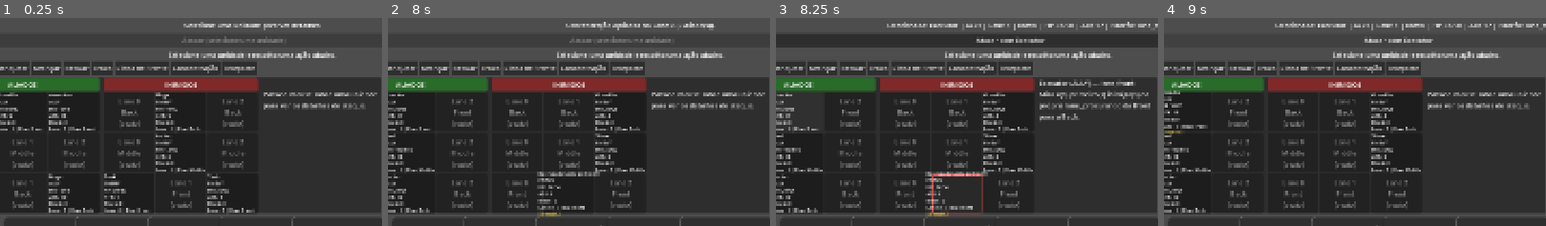
Above: before the commit, frames 1-4 (left to right).
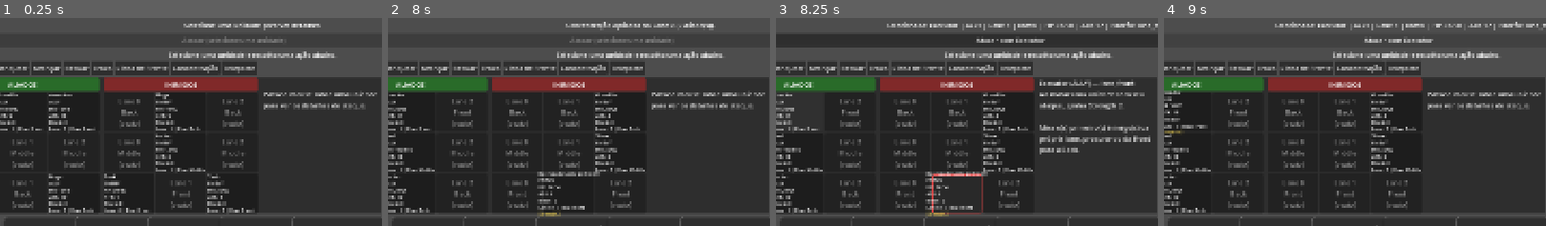
Above: after the commit, the same moments.

Repository: felippe-miguel/be-card
Game: Godot game, scene res://scenes/game.tscn
The game is run twice, just before and just after one commit, with the same random seed, the same clock (stepped at 60 frames per second) and the same inputs.
Inputs:
- Up to frame 1 (0.25 s): no input
- Up to frame 2 (8 s): click "Random" at 0.5 s; click "Reposicionar" at 1.25 s; click "Flanquear" at 2 s; click "Avançar" at 2.75 s; click "Recuar" at 3.5 s; click "Troca" at 4.25 s; click "Linha de Frente" at 5 s; click "Concentração" at 5.75 s; click "Teleporte" at 6.5 s; click "Lane 0 Front (vazio)" at 7.25 s
- Up to frame 3 (8.25 s): click "Lane 1 Front (vazio)" at 8 s
- Up to frame 4 (9 s): click "Atacar com Executor" at 8.75 s
The pictures show only the part of the screen within x 7-57%, y 7-57%; the shares and areas given below are measured in that part.

Frames 1-2 are identical in both runs. In frame 3, 2.3% of the frame differs, in the area x 69-98%, y 34-66%; in frame 4, nothing differs.

Commit message:
feat(units): adiciona description as unidades e mostra no painel de hover
Toda unidade em data/units/*.json agora tem um campo 'description'
(texto livre explicando como ela funciona -- passivas, triggers,
padrao de ataque especial) e o painel de hover ao lado do tabuleiro
aliado (Game.show_pattern_info()) passa a mostrar essa descricao
antes da explicacao do padrao de ataque.

- UnitData/Unit: novo campo description, carregado do JSON e copiado
  na criacao (create_unit()/clone_for_simulation()), mesmo padrao dos
  demais campos.
- Game.show_pattern_info(): monta o corpo do painel com description
  (quando houver) + explicacao do padrao de ataque + aura, nessa
  ordem.
- Todas as 35 unidades atualizadas com uma description propria,
  incluindo as de conteudo de teste das Etapas 1-5 do plano de
  mecanicas (explicando o trigger/combinacao de cada uma).

Validado com smoke test headless confirmando a propagacao JSON ->
UnitData -> Unit -> corpo do painel, alem do --check-only de
carregamento (35 unidades, batendo com os 35 arquivos JSON).

Diff:
--- a/data/units/archer.json
+++ b/data/units/archer.json
@@ -1,6 +1,7 @@
 {
   "id": "archer",
   "name": "Arqueiro",
+  "description": "Mira o inimigo mais distante da própria lane (varre de Back pra Front), não o mais próximo.",
   "max_hp": 10,
   "attack": 4,
   "attack_pattern": "lane_rear"
--- a/data/units/assassin.json
+++ b/data/units/assassin.json
@@ -1,6 +1,7 @@
 {
   "id": "assassin",
   "name": "Assassino",
+  "description": "Ignora a própria lane: mira o inimigo mais ao fundo (maior row) entre as duas lanes vizinhas.",
   "max_hp": 7,
   "attack": 8,
   "attack_pattern": "adjacent_lanes_furthest"
--- a/data/units/bandit.json
+++ b/data/units/bandit.json
@@ -1,6 +1,7 @@
 {
   "id": "bandit",
   "name": "Bandido",
+  "description": "Perfurante: ataca os 2 primeiros inimigos da própria lane, não só o primeiro.",
   "max_hp": 25,
   "attack": 6,
   "attack_pattern": "lane_front",
--- a/data/units/bat.json
+++ b/data/units/bat.json
@@ -1,6 +1,7 @@
 {
   "id": "bat",
   "name": "Morcego",
+  "description": "Ignora a própria lane: mira o inimigo mais ao fundo (maior row) entre as duas lanes vizinhas.",
   "max_hp": 12,
   "attack": 5,
   "attack_pattern": "adjacent_lanes_furthest"
--- a/data/units/berserker.json
+++ b/data/units/berserker.json
@@ -1,6 +1,7 @@
 {
   "id": "berserker",
   "name": "Berserker",
+  "description": "Nasce com Strength 2 (ATK efetivo +2 desde o início). Ataca o primeiro inimigo da própria lane.",
   "max_hp": 18,
   "attack": 6,
   "attack_pattern": "lane_front",
--- a/data/units/charger.json
+++ b/data/units/charger.json
@@ -1,6 +1,7 @@
 {
   "id": "charger",
   "name": "Investida",
+  "description": "Causa +3 de dano no ataque se tiver avançado (movido pra uma row menor) neste turno.",
   "max_hp": 16,
   "attack": 5,
   "attack_pattern": "lane_front",
--- a/data/units/death_spawn.json
+++ b/data/units/death_spawn.json
@@ -1,6 +1,7 @@
 {
   "id": "death_spawn",
   "name": "Ovo de Esqueleto",
+  "description": "Ao morrer, invoca um Skeleton na própria célula, na mesma facção.",
   "max_hp": 10,
   "attack": 2,
   "attack_pattern": "lane_front",
--- a/data/units/dragon.json
+++ b/data/units/dragon.json
@@ -1,6 +1,7 @@
 {
   "id": "dragon",
   "name": "Dragão",
+  "description": "HP altíssimo e ataque forte. Ataca o primeiro inimigo da própria lane — inimigo pesado, tipicamente de final de wave.",
   "max_hp": 100,
   "attack": 10
 }
--- a/data/units/duelist.json
+++ b/data/units/duelist.json
@@ -1,6 +1,7 @@
 {
   "id": "duelist",
   "name": "Duelista",
+  "description": "Ao atacar, ganha 2 de Block — mesmo se não houver alvo válido.",
   "max_hp": 16,
   "attack": 5,
   "attack_pattern": "lane_front",
--- a/data/units/enemy_archer.json
+++ b/data/units/enemy_archer.json
@@ -1,6 +1,7 @@
 {
   "id": "enemy_archer",
   "name": "Archer",
+  "description": "Mira o inimigo mais distante da própria lane (varre de Back pra Front), não o mais próximo.",
   "max_hp": 12,
   "attack": 5,
   "attack_pattern": "lane_rear"
--- a/data/units/enemy_mage.json
+++ b/data/units/enemy_mage.json
@@ -1,6 +1,7 @@
 {
   "id": "enemy_mage",
   "name": "Mage",
+  "description": "Ataca o primeiro inimigo da própria lane e também quem estiver na mesma row nas lanes vizinhas (dano em área horizontal).",
   "max_hp": 10,
   "attack": 6,
   "attack_pattern": "primary_plus_adjacent_row"
--- a/data/units/executioner.json
+++ b/data/units/executioner.json
@@ -1,6 +1,7 @@
 {
   "id": "executioner",
   "name": "Executor",
+  "description": "Ao matar uma unidade com seu ataque, ganha Strength 2.",
   "max_hp": 18,
   "attack": 7,
   "attack_pattern": "lane_front",
--- a/data/units/explosive.json
+++ b/data/units/explosive.json
@@ -1,6 +1,7 @@
 {
   "id": "explosive",
   "name": "Explosivo",
+  "description": "Ao morrer, causa 3 de dano a todos os inimigos da mesma lane em que estava.",
   "max_hp": 12,
   "attack": 4,
   "attack_pattern": "lane_front",
--- a/data/units/goblin.json
+++ b/data/units/goblin.json
@@ -1,6 +1,7 @@
 {
   "id": "goblin",
   "name": "Goblin",
+  "description": "Fraco e rápido de matar. Ataca o primeiro inimigo da própria lane.",
   "max_hp": 15,
   "attack": 4
 }
--- a/data/units/guardian.json
+++ b/data/units/guardian.json
@@ -1,6 +1,7 @@
 {
   "id": "guardian",
   "name": "Guardião",
+  "description": "Ataca o primeiro inimigo da própria lane. Passiva: aliados ortogonalmente adjacentes ganham +2 de HP máximo enquanto ele estiver vivo e posicionado.",
   "max_hp": 25,
   "attack": 3,
   "attack_pattern": "lane_front",
--- a/data/units/herald.json
+++ b/data/units/herald.json
@@ -1,6 +1,7 @@
 {
   "id": "herald",
   "name": "Arauto",
+  "description": "Ao ser invocado, todos os aliados ortogonalmente adjacentes à sua célula ganham 3 de Block.",
   "max_hp": 14,
   "attack": 3,
   "attack_pattern": "lane_front",
--- a/data/units/knockback.json
+++ b/data/units/knockback.json
@@ -1,6 +1,7 @@
 {
   "id": "knockback",
   "name": "Empurrão",
+  "description": "Ao acertar um ataque, empurra o alvo 1 célula pra trás (aumenta a row dele), se houver espaço livre — senão não acontece nada.",
   "max_hp": 15,
   "attack": 4,
   "attack_pattern": "lane_front",
--- a/data/units/lancer.json
+++ b/data/units/lancer.json
@@ -1,6 +1,7 @@
 {
   "id": "lancer",
   "name": "Lanceiro",
+  "description": "Perfurante: ataca os 2 primeiros inimigos da própria lane, não só o primeiro.",
   "max_hp": 14,
   "attack": 4,
   "attack_pattern": "lane_front",
--- a/data/units/mage.json
+++ b/data/units/mage.json
@@ -1,6 +1,7 @@
 {
   "id": "mage",
   "name": "Mago",
+  "description": "Ataca o primeiro inimigo da própria lane e também quem estiver na mesma row nas lanes vizinhas (dano em área horizontal).",
   "max_hp": 8,
   "attack": 5,
   "attack_pattern": "primary_plus_adjacent_row"
--- a/data/units/mobile_unit.json
+++ b/data/units/mobile_unit.json
@@ -1,6 +1,7 @@
 {
   "id": "mobile_unit",
   "name": "Unidade Móvel",
+  "description": "Toda vez que se move (por qualquer motivo — carta, empurrão, troca), ganha Strength 1.",
   "max_hp": 14,
   "attack": 4,
   "attack_pattern": "lane_front",
--- a/data/units/orc.json
+++ b/data/units/orc.json
@@ -1,6 +1,7 @@
 {
   "id": "orc",
   "name": "Orc",
+  "description": "Bruto: HP e ATK altos. Ataca o primeiro inimigo da própria lane.",
   "max_hp": 40,
   "attack": 8
 }
--- a/data/units/predator.json
+++ b/data/units/predator.json
@@ -1,6 +1,7 @@
 {
   "id": "predator",
   "name": "Predador",
+  "description": "Ao matar um inimigo com seu ataque, avança 1 célula (row -1), se houver espaço livre.",
   "max_hp": 15,
   "attack": 6,
   "attack_pattern": "lane_front",
--- a/data/units/revenge.json
+++ b/data/units/revenge.json
@@ -1,6 +1,7 @@
 {
   "id": "revenge",
   "name": "Vingança",
+  "description": "Ao morrer, TODOS os aliados (em qualquer lane) ganham Strength 1.",
   "max_hp": 12,
   "attack": 4,
   "attack_pattern": "lane_front",
--- a/data/units/sacrifice.json
+++ b/data/units/sacrifice.json
@@ -1,6 +1,7 @@
 {
   "id": "sacrifice",
   "name": "Sacrifício",
+  "description": "Ao morrer, cura 5 de HP de todos os aliados da mesma lane em que estava.",
   "max_hp": 12,
   "attack": 4,
   "attack_pattern": "lane_front",
--- a/data/units/sentinel.json
+++ b/data/units/sentinel.json
@@ -1,6 +1,7 @@
 {
   "id": "sentinel",
   "name": "Sentinela",
+  "description": "Ganha +4 de ATK enquanto estiver posicionado na Back. Perde o bônus imediatamente ao sair de lá.",
   "max_hp": 18,
   "attack": 4,
   "attack_pattern": "lane_front",
--- a/data/units/skeleton.json
+++ b/data/units/skeleton.json
@@ -1,6 +1,7 @@
 {
   "id": "skeleton",
   "name": "Skeleton",
+  "description": "Esqueleto simples: ataca o primeiro inimigo da própria lane. Sem passivas ou triggers.",
   "max_hp": 20,
   "attack": 6
 }
--- a/data/units/slime.json
+++ b/data/units/slime.json
@@ -1,6 +1,7 @@
 {
   "id": "slime",
   "name": "Slime",
+  "description": "HP alto, ataque baixo. Ataca o primeiro inimigo da própria lane.",
   "max_hp": 30,
   "attack": 5
 }
--- a/data/units/sniper.json
+++ b/data/units/sniper.json
@@ -1,6 +1,7 @@
 {
   "id": "sniper",
   "name": "Franco-Atirador",
+  "description": "O alvo depende da própria posição: na Back, mira o inimigo mais distante da lane; em Front/Middle, mira o mais próximo.",
   "max_hp": 12,
   "attack": 5,
   "attack_pattern": "front_or_rear_by_position"
--- a/data/units/tank.json
+++ b/data/units/tank.json
@@ -1,6 +1,7 @@
 {
   "id": "tank",
   "name": "Tank",
+  "description": "HP alto. Ataca o primeiro inimigo da própria lane — bom pra segurar a Front.",
   "max_hp": 30,
   "attack": 4,
   "attack_pattern": "lane_front"
--- a/data/units/troll.json
+++ b/data/units/troll.json
@@ -1,6 +1,7 @@
 {
   "id": "troll",
   "name": "Troll",
+  "description": "HP altíssimo. Ataca o primeiro inimigo da própria lane e também quem estiver na mesma row nas lanes vizinhas.",
   "max_hp": 50,
   "attack": 9,
   "attack_pattern": "primary_plus_adjacent_row"
--- a/data/units/vampiric.json
+++ b/data/units/vampiric.json
@@ -1,6 +1,7 @@
 {
   "id": "vampiric",
   "name": "Vampírico",
+  "description": "Ao acertar um ataque, cura a si mesmo pelo valor exato de dano causado (já descontado bloqueio do alvo).",
   "max_hp": 16,
   "attack": 5,
   "attack_pattern": "lane_front",
--- a/data/units/vanguard_recruit.json
+++ b/data/units/vanguard_recruit.json
@@ -1,6 +1,7 @@
 {
   "id": "vanguard_recruit",
   "name": "Recruta da Linha de Frente",
+  "description": "Se for invocado na Front, ganha Strength 2 imediatamente. Invocado em qualquer outra row, não ganha nada.",
   "max_hp": 14,
   "attack": 4,
   "attack_pattern": "lane_front",
--- a/data/units/venomous.json
+++ b/data/units/venomous.json
@@ -1,6 +1,7 @@
 {
   "id": "venomous",
   "name": "Venenoso",
+  "description": "Ao acertar um ataque, aplica Poison 2 no alvo atingido.",
   "max_hp": 14,
   "attack": 4,
   "attack_pattern": "lane_front",
--- a/data/units/warrior.json
+++ b/data/units/warrior.json
@@ -1,6 +1,7 @@
 {
   "id": "warrior",
   "name": "Guerreiro",
+  "description": "Unidade básica: ataca o primeiro inimigo da própria lane. Sem passivas ou triggers.",
   "max_hp": 20,
   "attack": 6,
   "attack_pattern": "lane_front"
--- a/data/units/wolf.json
+++ b/data/units/wolf.json
@@ -1,6 +1,7 @@
 {
   "id": "wolf",
   "name": "Lobo",
+  "description": "Mira o inimigo mais distante da própria lane (varre de Back pra Front), não o mais próximo.",
   "max_hp": 22,
   "attack": 7,
   "attack_pattern": "lane_rear"
--- a/scripts/battle_state.gd
+++ b/scripts/battle_state.gd
@@ -138,7 +138,8 @@
 		unit_data.aura_adjacent_ally_max_hp_bonus,
 		unit_data.triggers,
 		unit_data.back_row_attack_bonus,
-		unit_data.advance_attack_bonus
+		unit_data.advance_attack_bonus,
+		unit_data.description
 	)
 
 	for status_id in unit_data.initial_statuses:
@@ -583,7 +584,8 @@
 			source_unit.aura_adjacent_ally_max_hp_bonus,
 			source_unit.triggers,
 			source_unit.back_row_attack_bonus,
-			source_unit.advance_attack_bonus
+			source_unit.advance_attack_bonus,
+			source_unit.description
 		)
 
 		## Sem isto, o clone nunca dispararia ON_DEATH (nem qualquer outro
--- a/scripts/game.gd
+++ b/scripts/game.gd
@@ -609,17 +609,23 @@
 
 	show_pattern_info(unit)
 
-## Preenche o painel de explicação (título + regra do padrão de ataque,
-## mais a aura, se houver) — o texto em si vem de
-## TargetSystem.describe_pattern(), que fica perto da própria
-## implementação de cada padrão.
+## Preenche o painel de explicação (título + descrição da unidade, se
+## houver + regra do padrão de ataque + aura, se houver) — o texto do
+## padrão em si vem de TargetSystem.describe_pattern(), que fica perto da
+## própria implementação de cada padrão; a descrição vem direto de
+## UnitData.description (data/units/*.json), copiada pra Unit na criação.
 func show_pattern_info(unit: Unit) -> void:
 	var title = "%s (%s) — %s" % [
 		unit.name,
 		Unit.Faction.keys()[unit.faction],
 		unit.attack_pattern
 	]
-	var body = battle_state.target_system.describe_pattern(unit.attack_pattern, unit.attack_pattern_count)
+	var body = ""
+
+	if unit.description != "":
+		body += unit.description + "\n\n"
+
+	body += battle_state.target_system.describe_pattern(unit.attack_pattern, unit.attack_pattern_count)
 
 	if unit.aura_adjacent_ally_max_hp_bonus > 0:
 		body += "\n\nPassiva: aliados ortogonalmente adjacentes recebem +%d de HP máximo enquanto esta unidade estiver viva e posicionada aqui." % unit.aura_adjacent_ally_max_hp_bonus
--- a/scripts/unit.gd
+++ b/scripts/unit.gd
@@ -9,6 +9,9 @@
 var id: String
 var name: String
 var hp: int
+
+## Copiado de UnitData — ver Game.show_pattern_info() (painel de hover).
+var description: String = ""
 
 ## max_hp = base_max_hp + received_max_hp_bonus. base_max_hp é o valor
 ## puro de UnitData; received_max_hp_bonus vem de auras de aliados
@@ -103,7 +106,8 @@
 	unit_aura_bonus: int = 0,
 	unit_triggers: Array[Dictionary] = [],
 	unit_back_row_attack_bonus: int = 0,
-	unit_advance_attack_bonus: int = 0
+	unit_advance_attack_bonus: int = 0,
+	unit_description: String = ""
 ) -> void:
 	id = unit_id
 	name = unit_name
@@ -118,6 +122,7 @@
 	triggers = unit_triggers.duplicate(true)
 	back_row_attack_bonus = unit_back_row_attack_bonus
 	advance_attack_bonus = unit_advance_attack_bonus
+	description = unit_description
 
 func attack_unit(target: Unit) -> void:
 	if target == null:
--- a/scripts/unit_data.gd
+++ b/scripts/unit_data.gd
@@ -5,6 +5,12 @@
 var name: String
 var max_hp: int
 var attack: int
+
+## Texto livre explicando como a unidade funciona (regras, gatilhos,
+## passivas) — mostrado no painel de hover ao lado do tabuleiro aliado,
+## junto da explicação do padrão de ataque (ver Game.show_pattern_info()).
+## "" = sem descrição própria (só o padrão de ataque é mostrado).
+var description: String = ""
 
 ## Padrão de ataque (docs/playtest_3x3.md seção 3/4) — id resolvido por
 ## TargetSystem.get_pattern_attack_targets(). attack_pattern_count só se
@@ -48,6 +54,7 @@
 
 	unit_data.id = data.get("id", "")
 	unit_data.name = data.get("name", "")
+	unit_data.description = data.get("description", "")
 	unit_data.max_hp = data.get("max_hp", 1)
 	unit_data.attack = data.get("attack", 0)
 	unit_data.attack_pattern = data.get("attack_pattern", "lane_front")
